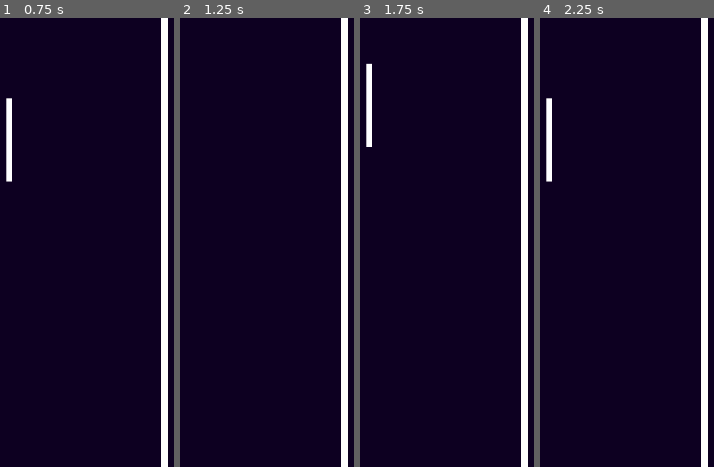
Above: before the commit, frames 1-4 (left to right).
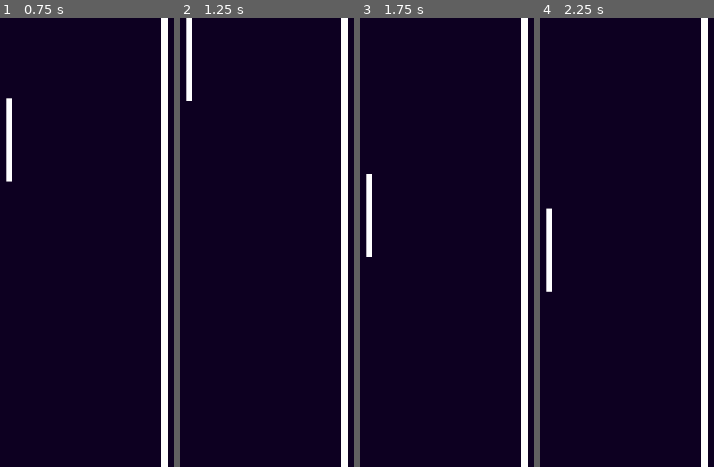
Above: after the commit, the same moments.

Repository: RGHuynh/game_1
Game: Godot game, scene res://main.tscn
The game is run twice, just before and just after one commit, with the same random seed, the same clock (stepped at 60 frames per second) and the same inputs. The project has no main scene, so this scene is started directly.
Inputs:
- Up to frame 1 (0.75 s): tap Enter at 0.5 s; hold Up (ui_up) from 0.53 s (still down)
- Up to frame 2 (1.25 s): keep holding Up (ui_up)
- Up to frame 3 (1.75 s): release Up (ui_up) at 1.28 s; hold Down (ui_down) from 1.28 s (still down)
- Up to frame 4 (2.25 s): release Down (ui_down) at 2.03 s; hold Up (ui_up) from 2.03 s (still down)

Frame 1 is identical in both runs. In frame 2, 0.6% of the frame differs, in the area x 3-7%, y 0-19%; in frame 3, 1.3%; in frame 4, 1.3%, in the area x 3-7%, y 17-62%.

Commit message:
Add clamp to paddle

Diff:
--- a/Paddle/paddle.gd
+++ b/Paddle/paddle.gd
@@ -1,10 +1,13 @@
 extends StaticBody2D
 
 const SPEED:int = 500
+var window_height
+var player_heigth
 
 # Called when the node enters the scene tree for the first time.
 func _ready():
-	pass # Replace with function body.
+	window_height = get_viewport_rect().size
+	player_heigth = $ColorRect.size
 
 
 # Called every frame. 'delta' is the elapsed time since the previous frame.
@@ -13,4 +16,6 @@
 		position.y += 1 * SPEED * delta
 	if Input.is_action_pressed("ui_up"):
 		position.y -= 1 * SPEED * delta
-	pass
+
+	print(window_height.y - player_heigth.y/2)
+	position.y = clamp(position.y, Vector2.ZERO.y, window_height.y - player_heigth.y)
